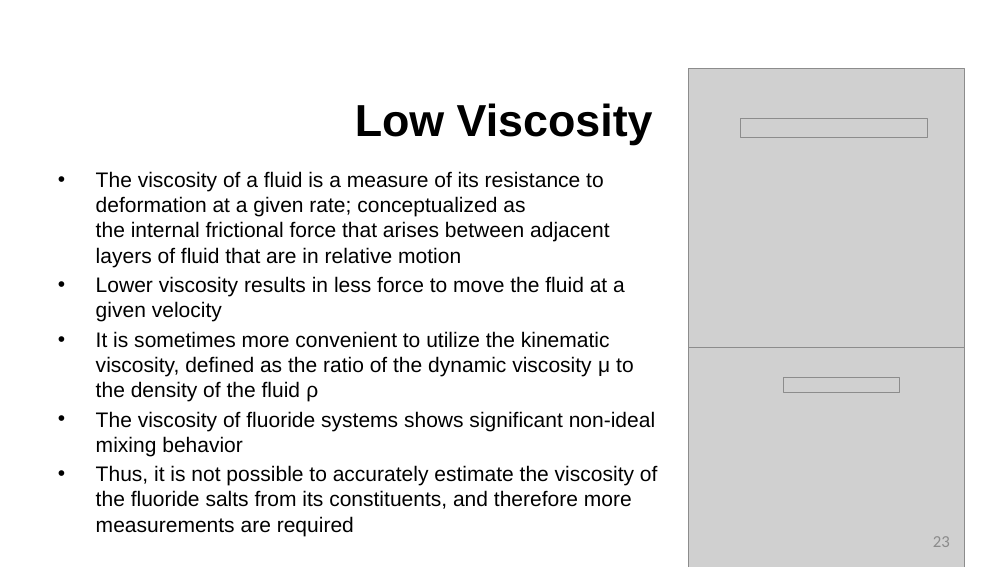
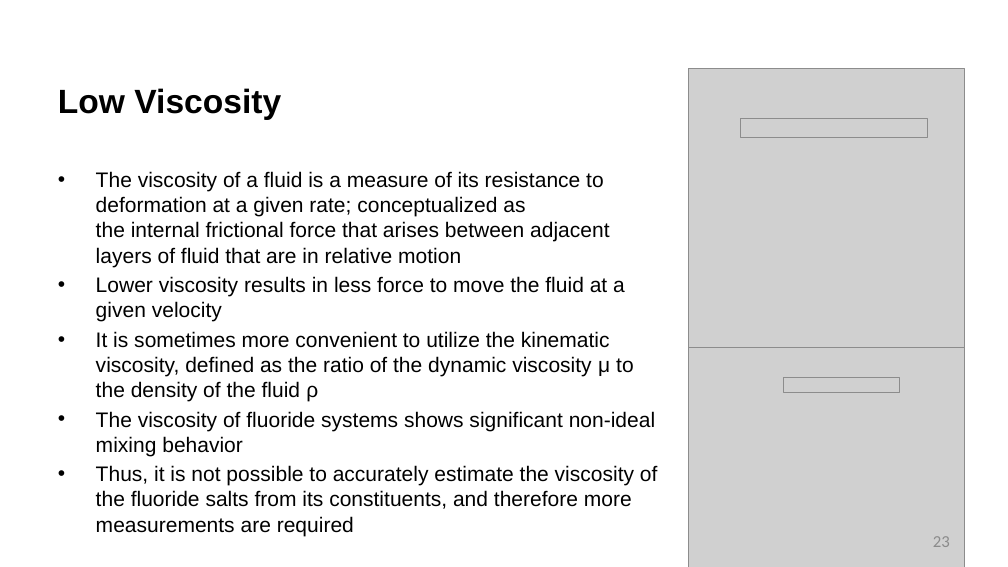
Before and after one commit to benbeeler/TEACHING, a slide deck: slide 23 of Advanced Reactor Materials/Fall2025/Lec13_MoltenSalts.pptx. Drawn at 1008x567 pixels with LibreOffice and Linux fonts; fonts in the diff are those of the drawing; grey boxes stand for pictures; background and template pictures are left out. Boxes give left, top, right and bottom in pixels: in the first picture for what was removed or moved away, otherwise in the second. Text is boxed around its words. In the diff, an @@ line names an element or a change of style, - is before the commit and + after.

```diff
--- a/Advanced Reactor Materials/Fall2025/Lec13_MoltenSalts.pptx
+++ b/Advanced Reactor Materials/Fall2025/Lec13_MoltenSalts.pptx
@@ title "Low Viscosity": place and size @@
-title "Low Viscosity" at (355,103,653,145)
+title "Low Viscosity" at (58,88,281,120)
@@ title "Low Viscosity" at (58,88,281,120): size 42.7 to 32 pt; alignment centre to left @@
```
Also in this commit, not shown: 26 other slides changed, 1 slide added, 1 slide removed, 6 other files.
